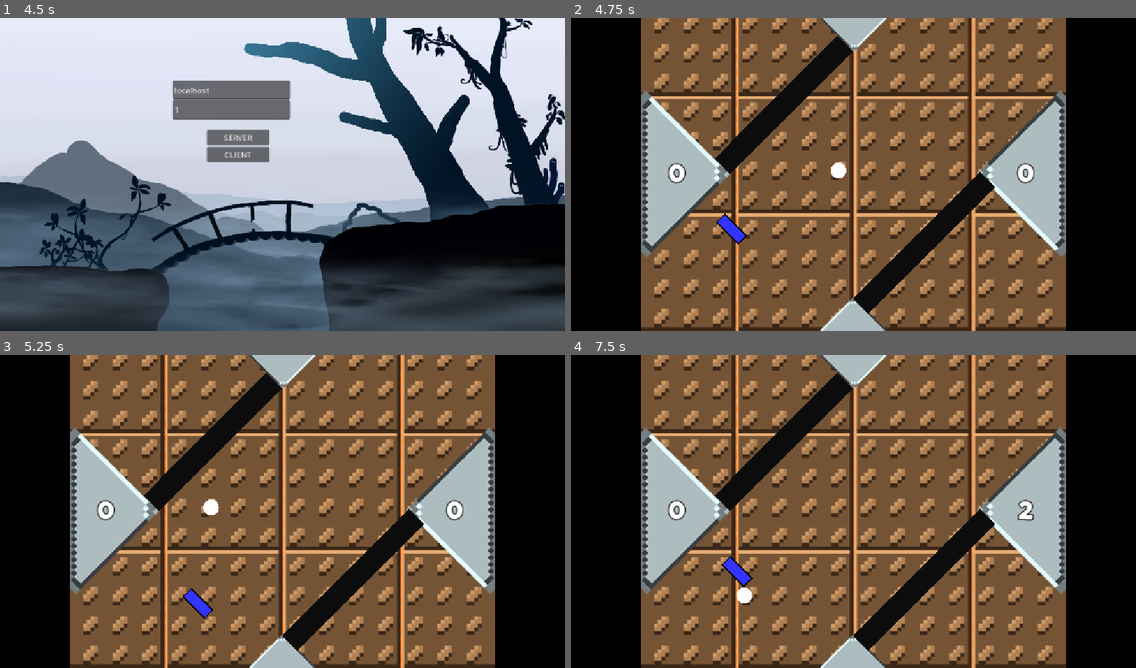
Above: before the commit, frames 1-4 (two rows, left to right).
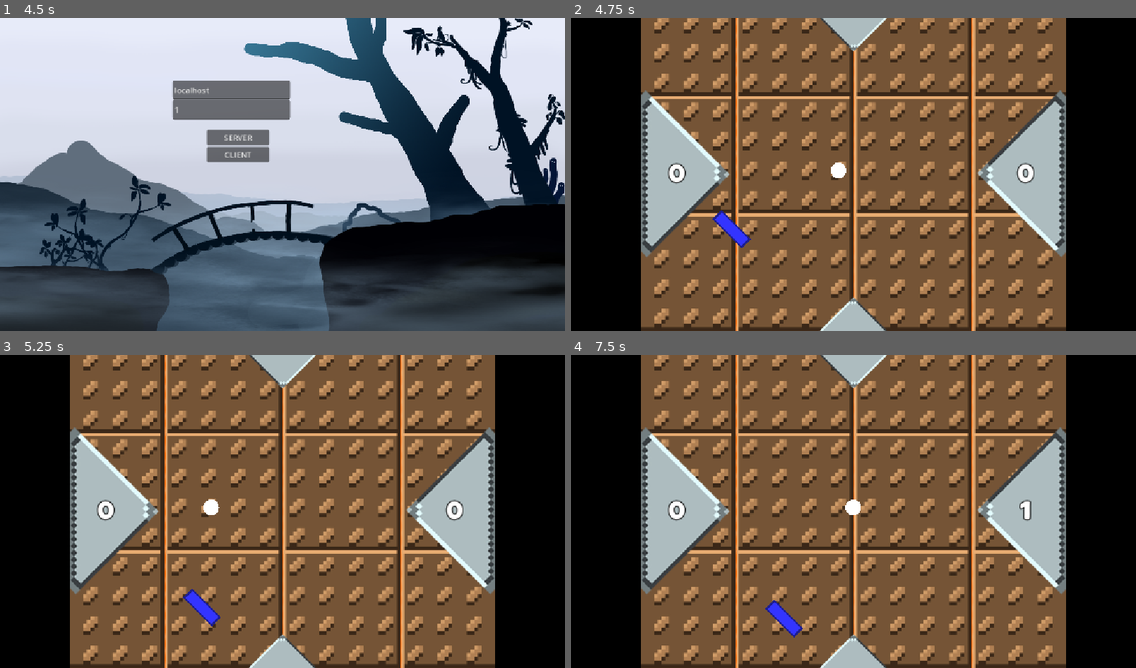
Above: after the commit, the same moments.

Repository: OskarSJ1337/GodotGame
Game: Godot game, scene res://scenes/menus/main_menu.tscn
Two runs of this game, one before a commit and one after it. Both use one fixed random seed, a clock stepped at 60 frames per second and the inputs below.
Inputs (mouse positions are in pixels of both pictures, inside the frame that each line leads up to):
- Up to frame 1 (4.5 s): click "Start" at 0.5 s; click "Start" at 1.25 s; click "Options" at 2 s; click "CLIENT" at 2.75 s; click "SERVER" at 3.5 s; move the mouse to (406, 158) at 4.27 s; hold W (up) from 4.28 s (still down)
- Up to frame 2 (4.75 s): keep holding W (up)
- Up to frame 3 (5.25 s): move the mouse to (169, 527) at 5.02 s; release W (up) at 5.03 s; hold S (down) from 5.03 s (still down)
- Up to frame 4 (7.5 s): move the mouse to (910, 442) at 5.77 s; release S (down) at 5.78 s; hold W (up) 5.78-7.28 s; move the mouse to (825, 574) at 6.52 s; move the mouse to (1023, 558) at 7.27 s; hold S (down) from 7.28 s (still down)

Frame 1 is identical in both runs. In frame 2, 4.5% of the frame differs, in the area x 25-75%, y 5-95%; in frame 3, 4.5%; in frame 4, 5.2%, in the area x 25-82%, y 5-95%.
Error in both runs: Cannot call method 'change_scene_to_packed' on a null value. (res://scripts/systems/changeScene.gd:15)

Commit message:
re-aligned collision boxes

Diff:
--- a/scenes/battle/ball.gd
+++ b/scenes/battle/ball.gd
@@ -1,11 +1,11 @@
 extends CharacterBody2D
 
 const start_speed := 5.0
-const ACCELERATION : int = 5
+const ACCELERATION : int = 2
 const paddle_vel := 0.2
 var dir : Vector2
 var max_speed := 100
-const max_speed_increase := 10
+const max_speed_increase := 5
 
 func _draw():
 	draw_circle(Vector2.ZERO, $CollisionShape2D.shape.radius, Color.WHITE)
--- a/scenes/battle/game.tscn
+++ b/scenes/battle/game.tscn
@@ -18,13 +18,13 @@
 size = Vector2(1155.75, 27.5)
 
 [sub_resource type="RectangleShape2D" id="RectangleShape2D_q4bih"]
-size = Vector2(102.70729, 102.88409)
+size = Vector2(101.66856, 103.4805)
 
 [sub_resource type="RectangleShape2D" id="RectangleShape2D_2a15g"]
-size = Vector2(22.727905, 364.56384)
+size = Vector2(23.018703, 364.1601)
 
 [sub_resource type="RectangleShape2D" id="RectangleShape2D_o32of"]
-size = Vector2(358.6565, 160.5635)
+size = Vector2(361.3316, 160.18484)
 
 [node name="Game" type="Sprite2D" unique_id=1872106350]
 script = ExtResource("1_o32of")
@@ -83,24 +83,25 @@
 shape = SubResource("RectangleShape2D_ykgmc")
 
 [node name="CollisionShape2D3" type="CollisionShape2D" parent="Borders" unique_id=1491030753]
-position = Vector2(576.5, -3.187)
+position = Vector2(575.78125, -3.937241)
 rotation = 0.7853982
 scale = Vector2(0.9999999, 0.9999999)
 shape = SubResource("RectangleShape2D_q4bih")
 
 [node name="CollisionShape2D4" type="CollisionShape2D" parent="Borders" unique_id=1404850814]
-position = Vector2(576.5, 645.125)
+position = Vector2(576.3594, 644.5311)
 rotation = 0.7853982
 scale = Vector2(0.9999998, 0.9999998)
 shape = SubResource("RectangleShape2D_q4bih")
 
 [node name="2p border1" type="CollisionShape2D" parent="Borders" unique_id=585145531]
-position = Vector2(444.10724, 182.89276)
+position = Vector2(444.16974, 183.31245)
 rotation = 0.7853982
 scale = Vector2(0.9999999, 0.9999999)
 shape = SubResource("RectangleShape2D_2a15g")
 
 [node name="ColorRect" type="ColorRect" parent="Borders/2p border1" unique_id=823789947]
+visible = false
 offset_left = -33.23402
 offset_top = -173.85571
 offset_right = 11.073353
@@ -108,14 +109,15 @@
 color = Color(0.04755766, 0.047557645, 0.047557645, 1)
 
 [node name="2p border2" type="CollisionShape2D" parent="Borders" unique_id=1161708751]
-position = Vector2(712.00006, 453.00006)
+position = Vector2(712.88837, 452.38837)
 rotation = 0.7853982
 scale = Vector2(0.9999999, 0.9999999)
 shape = SubResource("RectangleShape2D_2a15g")
 
 [node name="ColorRect" type="ColorRect" parent="Borders/2p border2" unique_id=1156363844]
-offset_left = -11.313771
-offset_top = -183.54456
+visible = false
+offset_left = -10.67748
+offset_top = -184.11392
 offset_right = 32.993603
 offset_bottom = 182.48581
 color = Color(0.04755766, 0.047557645, 0.047557645, 1)
@@ -133,7 +135,7 @@
 [node name="ScoreLeft" type="Area2D" parent="." unique_id=2034770371]
 
 [node name="CollisionShape2D" type="CollisionShape2D" parent="ScoreLeft" unique_id=122082683]
-position = Vector2(326.8042, 566.8042)
+position = Vector2(327.61612, 567.88385)
 rotation = 0.7853982
 scale = Vector2(0.9999999, 0.9999999)
 shape = SubResource("RectangleShape2D_o32of")
--- a/scenes/battle/paddle.tscn
+++ b/scenes/battle/paddle.tscn
@@ -3,7 +3,7 @@
 [ext_resource type="Script" uid="uid://b0ffcmw4a222n" path="res://scenes/battle/paddle.gd" id="1_f4eew"]
 
 [sub_resource type="RectangleShape2D" id="RectangleShape2D_8b3qe"]
-size = Vector2(20, 60)
+size = Vector2(24, 83)
 
 [sub_resource type="SceneReplicationConfig" id="SceneReplicationConfig_f4eew"]
 properties/0/path = NodePath(".:position")
@@ -19,19 +19,35 @@
 scale = Vector2(0.15624999, 0.46874997)
 
 [node name="ColorRect2" type="ColorRect" parent="Sprite2D" unique_id=428332546]
-offset_left = -83.19995
-offset_top = -68.26668
-offset_right = 83.20007
-offset_bottom = 68.26665
-color = Color(0, 0, 0, 1)
+anchors_preset = 8
+anchor_left = 0.5
+anchor_top = 0.5
+anchor_right = 0.5
+anchor_bottom = 0.5
+offset_left = -83.20001
+offset_top = -89.59999
+offset_right = 83.20001
+offset_bottom = 89.59999
+grow_horizontal = 2
+grow_vertical = 2
+color = Color(0.56897306, 0.5689727, 0.56897265, 1)
 
 [node name="ColorRect" type="ColorRect" parent="Sprite2D" unique_id=1274206318]
-offset_left = -64.0
-offset_top = -64.0
-offset_right = 64.000046
-offset_bottom = 64.0
+anchors_preset = 8
+anchor_left = 0.5
+anchor_top = 0.5
+anchor_right = 0.5
+anchor_bottom = 0.5
+offset_left = -62.025017
+offset_top = -79.91081
+offset_right = 62.025017
+offset_bottom = 79.91081
+grow_horizontal = 2
+grow_vertical = 2
 
 [node name="CollisionShape2D" type="CollisionShape2D" parent="." unique_id=774012834]
+visible = false
+position = Vector2(0, 0.5)
 shape = SubResource("RectangleShape2D_8b3qe")
 
 [node name="MultiplayerSynchronizer" type="MultiplayerSynchronizer" parent="." unique_id=1387413166]
